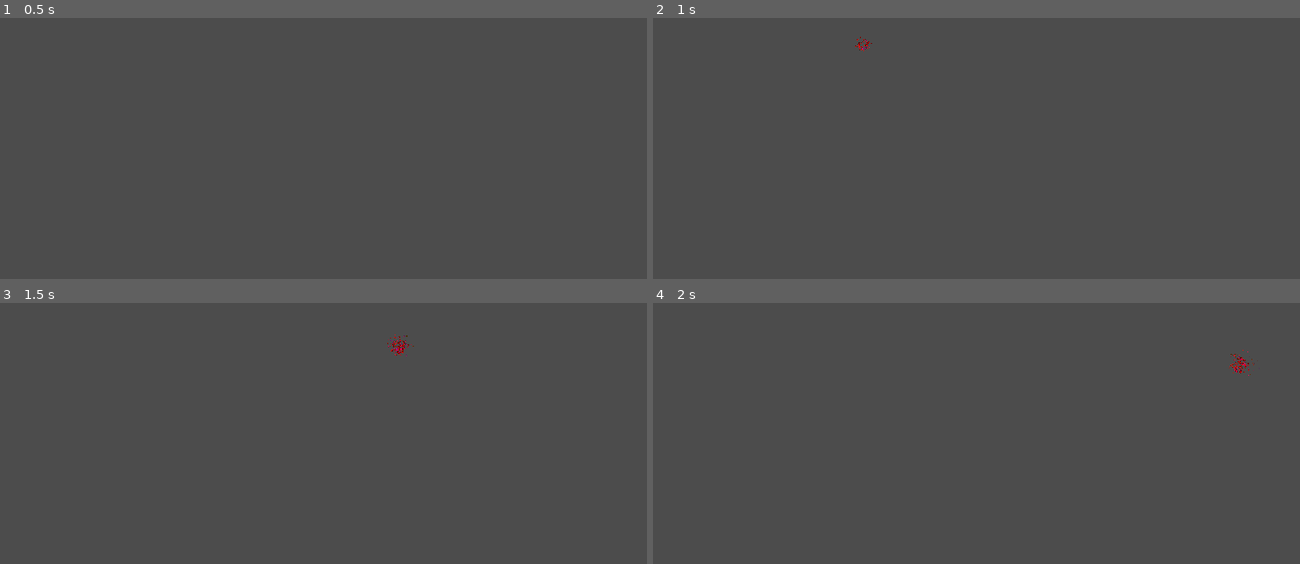
Above: before the commit, frames 1-4 (two rows, left to right).
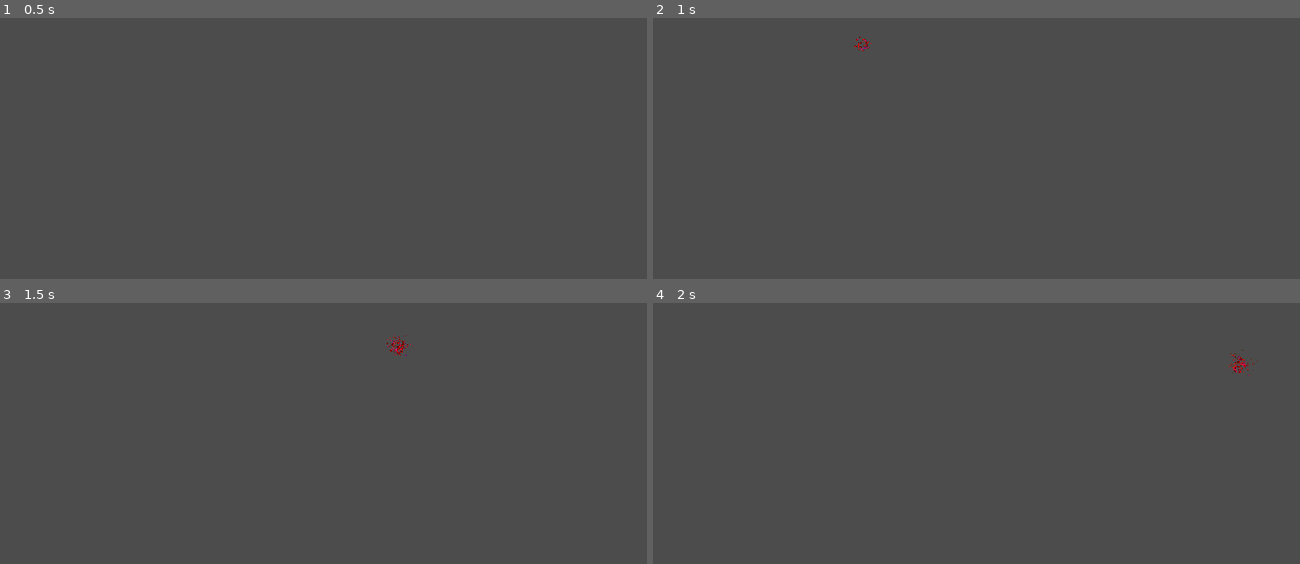
Above: after the commit, the same moments.

Repository: CalvinCoakley/gamejam2
Game: Godot game, scene res://test.tscn
Same seed, same stepped clock (60 frames per second), same inputs: the game is played once before the commit and once after it. The project has no main scene, so this scene is started directly. The engine's default icon, where the game draws it, is replaced by a stand-in: a white triangle on a blue panel in a dark square.
Inputs (mouse positions are in pixels of both pictures, inside the frame that each line leads up to):
- Up to frame 1 (0.5 s): no input
- Up to frame 2 (1 s): tap Enter at 0.5 s; move the mouse to (1118, 70) at 0.52 s; hold D (right) from 0.53 s (still down); click (1118, 70) at 0.67 s
- Up to frame 3 (1.5 s): move the mouse to (194, 394) at 1.27 s; release D (right) at 1.28 s; hold S (down) from 1.28 s (still down)
- Up to frame 4 (2 s): keep holding S (down)

Frame 1 is identical in both runs. In frame 2, less than 0.1% of the frame differs, in the area x 31-34%, y 7-13%; in frame 3, less than 0.1%, in the area x 59-64%, y 12-21%; in frame 4, less than 0.1%.

Commit message:
Player Movement Update

Diff:
--- a/Player.tscn
+++ b/Player.tscn
@@ -45,9 +45,9 @@
 [node name="Player" type="KinematicBody2D"]
 position = Vector2( -1, -7 )
 script = ExtResource( 1 )
-speed = 500
-friction = 0.1
-acceleration = 0.2
+speed = 350
+friction = 0.2
+acceleration = 0.4
 
 [node name="CollisionShape2D" type="CollisionShape2D" parent="."]
 position = Vector2( 0, -0.5 )
@@ -70,6 +70,7 @@
 margin_bottom = 600.0
 
 [node name="Timer" type="Timer" parent="."]
+wait_time = 100000.0
 
 [node name="Timer2" type="Timer" parent="."]
 
--- a/test.tscn
+++ b/test.tscn
@@ -246,8 +246,5 @@
 
 [node name="Sprite" type="Sprite" parent="."]
 material = SubResource( 8 )
-position = Vector2( 512, 300 )
+position = Vector2( 506, 302 )
 texture = SubResource( 9 )
-
-[connection signal="timeout" from="Player/Timer" to="Player" method="_on_Timer_timeout"]
-[connection signal="timeout" from="Player/Timer2" to="Player" method="_on_Timer2_timeout"]
